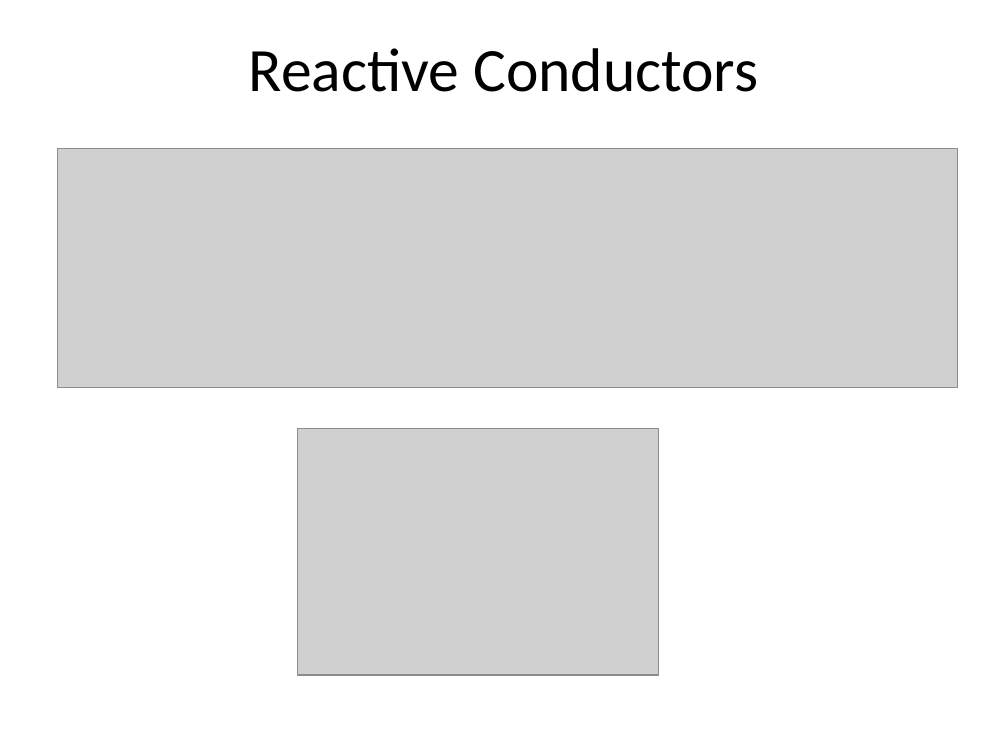
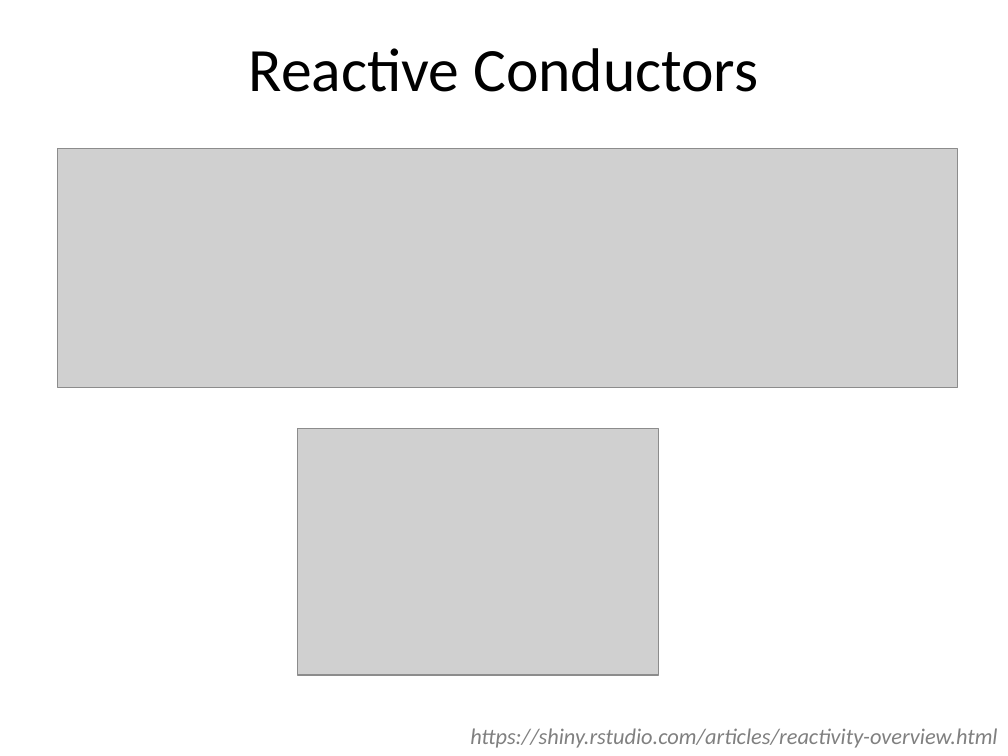
Before and after one commit to cabradbury/shiny-apps-part1, a slide deck: slide 19 of Presentation.pptx. Drawn at 1008x756 pixels with LibreOffice and Linux fonts; fonts in the diff are those of the drawing; grey boxes stand for pictures. Boxes give left, top, right and bottom in pixels: in the first picture for what was removed or moved away, otherwise in the second. Text is boxed around its words. In the diff, an @@ line names an element or a change of style, - is before the commit and + after.

```diff
--- a/Presentation.pptx
+++ b/Presentation.pptx
@@ text added at (x1=470, y1=728, x2=997, y2=748), 16 pt, text #808080, italic @@
+https://shiny.rstudio.com/articles/reactivity-overview.html
```
Also in this commit, not shown: 9 other slides changed, 1 slide added, 3 other files.
